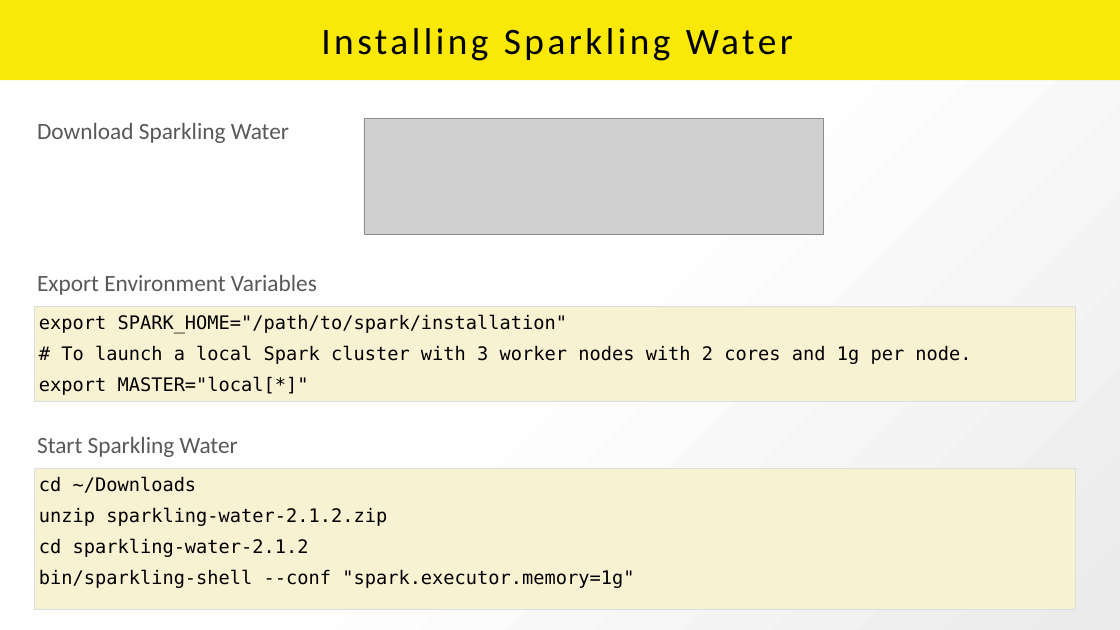
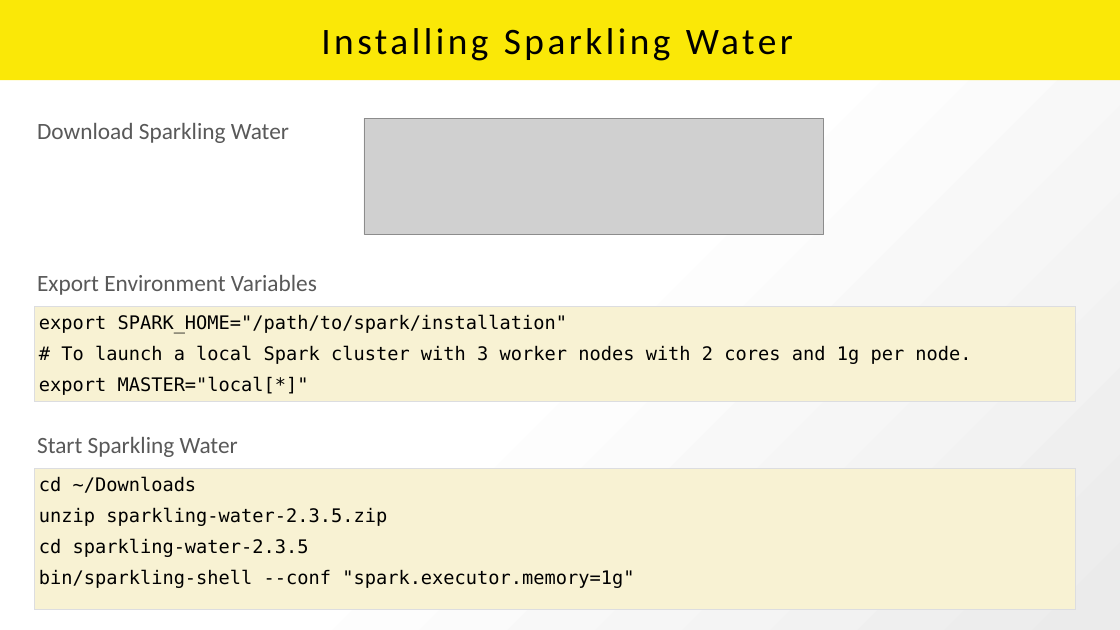
Before and after one commit to h2oai/h2o-tutorials, a slide deck: slide 6 of training/sparklingwater_training/SparklingWater_Hands_On_Session.pptx. Drawn at 1120x630 pixels with LibreOffice and Linux fonts; fonts in the diff are those of the drawing; grey boxes stand for pictures; background and template pictures are left out. Boxes give left, top, right and bottom in pixels: in the first picture for what was removed or moved away, otherwise in the second. Text is boxed around its words. In the diff, an @@ line names an element or a change of style, - is before the commit and + after.

Commit message:
Update Sparkling Water slides

```diff
--- a/training/sparklingwater_training/SparklingWater_Hands_On_Session.pptx
+++ b/training/sparklingwater_training/SparklingWater_Hands_On_Session.pptx
@@ text in rectangle at [39,507,387,557]: text changed @@
-unzip sparkling-water-2.1.2.zip
-cd sparkling-water-2.1.2
+unzip sparkling-water-2.3.5.zip
+cd sparkling-water-2.3.5
```
Also in this commit, not shown: 2 other slides changed, 1 other file.
